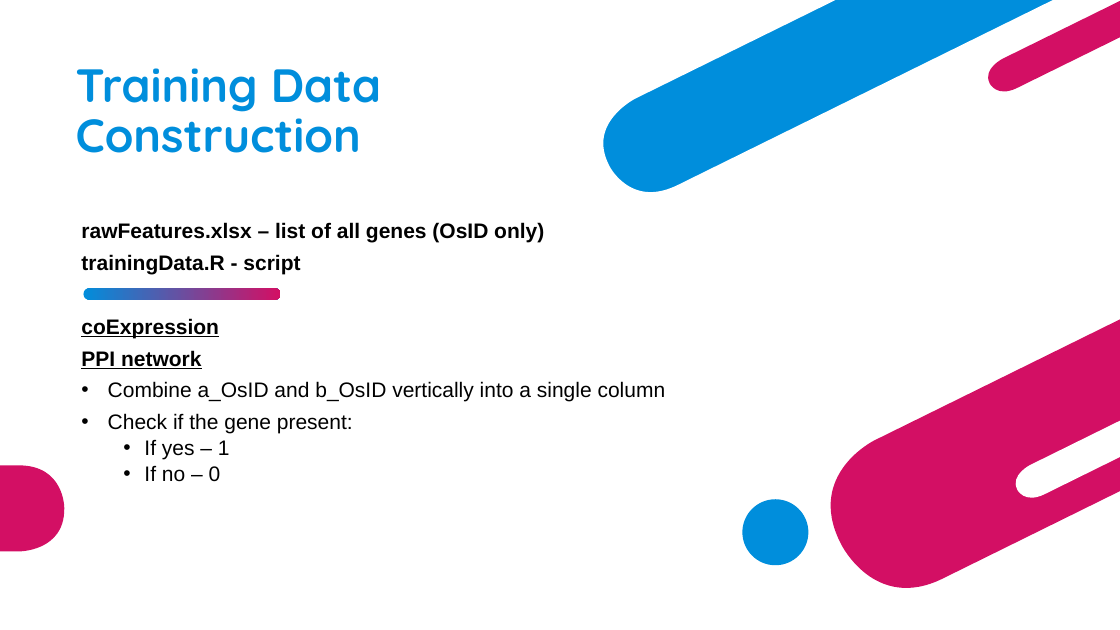
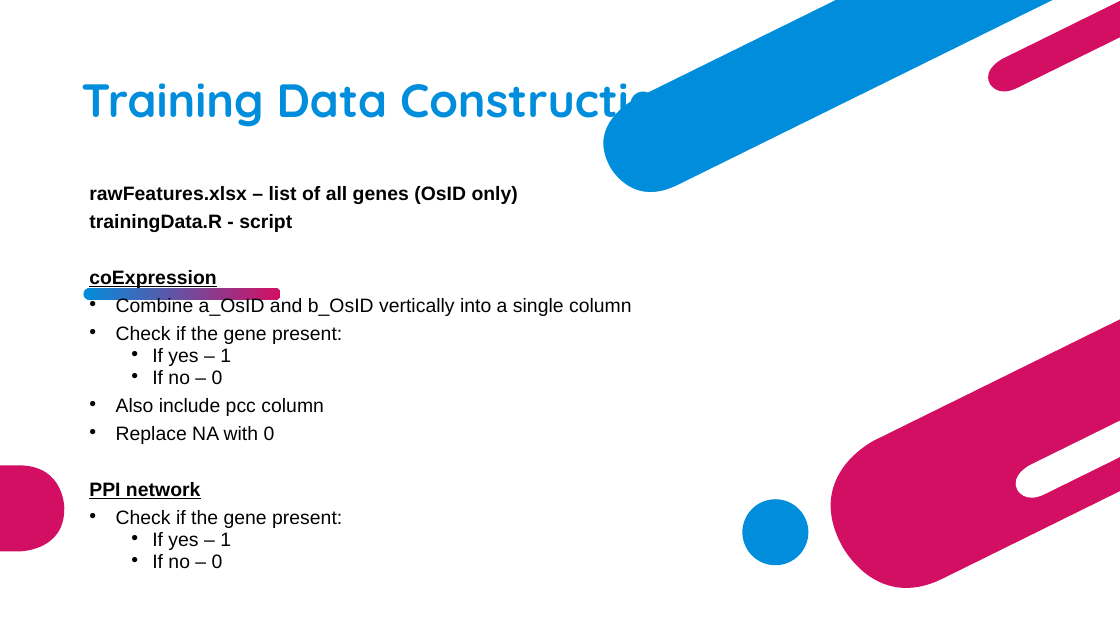
Before and after one commit to Kok-Herng/gene-classification-ML-framework, a slide deck: slide 10 of FYP Workshop.pptx. Drawn at 1120x630 pixels with LibreOffice and Linux fonts; fonts in the diff are those of the drawing. Boxes give left, top, right and bottom in pixels: in the first picture for what was removed or moved away, otherwise in the second. Text is boxed around its words. In the diff, an @@ line names an element or a change of style, - is before the commit and + after.

```diff
--- a/FYP Workshop.pptx
+++ b/FYP Workshop.pptx
@@ title "Training Data Construction" rewrapped from bbox=[76, 68, 381, 153] to bbox=[81, 74, 685, 129] @@
@@ subtitle "rawFeatures.xlsx – list of all ...": place and size @@
-subtitle "rawFeatures.xlsx – list of all ..." at bbox=[81, 222, 666, 482]
+subtitle "rawFeatures.xlsx – list of all ..." at bbox=[89, 186, 632, 569]
@@ subtitle at bbox=[89, 186, 632, 385]: size 18 to 16.6 pt in "rawFeatures.xlsx – list of all genes (OsID ...", "trainingData.R - script", "coExpression", "Combine a_OsID and b_OsID vertically into a ..." and 3 more places; line spacing 0.8 to 0.7 @@
@@ subtitle at bbox=[81, 350, 201, 369]: paragraph removed @@
-PPI network
@@ subtitle at bbox=[89, 398, 342, 569]: paragraphs added @@
+• Also include pcc column
+• Replace NA with 0
+PPI network
+• Check if the gene present:
+  • If yes – 1
+  • If no – 0
```
Also in this commit, not shown: 2 other slides changed.
